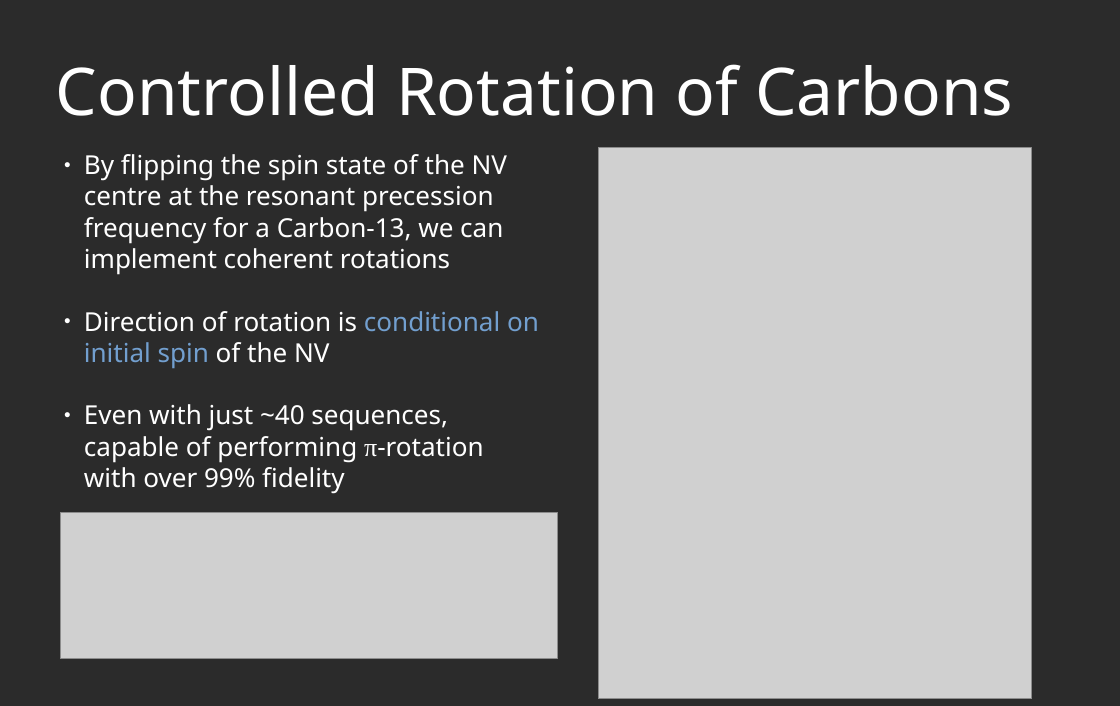
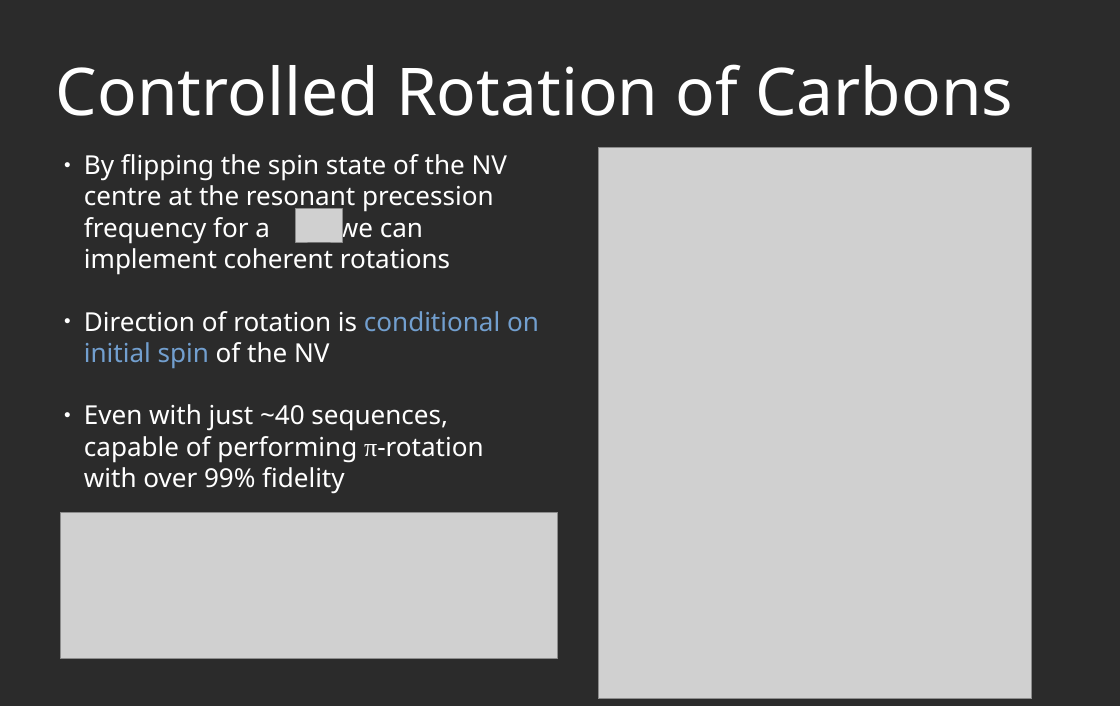
Before and after one commit to AGaliciaMartinez/Final-Project-Computational-Physics, a slide deck: slide 11 of presentation/NV_Carbons_presentation_Nico.odp. Drawn at 1120x706 pixels with LibreOffice and Linux fonts; fonts in the diff are those of the drawing; grey boxes stand for pictures; background and template pictures are left out; a plain dark background stands for a picture behind light text. Boxes give left, top, right and bottom in pixels: in the first picture for what was removed or moved away, otherwise in the second. Text is boxed around its words. In the diff, an @@ line names an element or a change of style, - is before the commit and + after.

```diff
--- a/presentation/NV_Carbons_presentation_Nico.odp
+++ b/presentation/NV_Carbons_presentation_Nico.odp
@@ text at <box>84,154,507,275</box>: text changed @@
-● By flipping the spin state of the NV centre at the resonant precession frequency for a Carbon-13, we can implement coherent rotations
+● By flipping the spin state of the NV centre at the resonant precession frequency for a , we can implement coherent rotations
@@ picture added at <box>295,208,342,242</box> @@
```
Also in this commit, not shown: 2 other slides changed, 13 other files.
